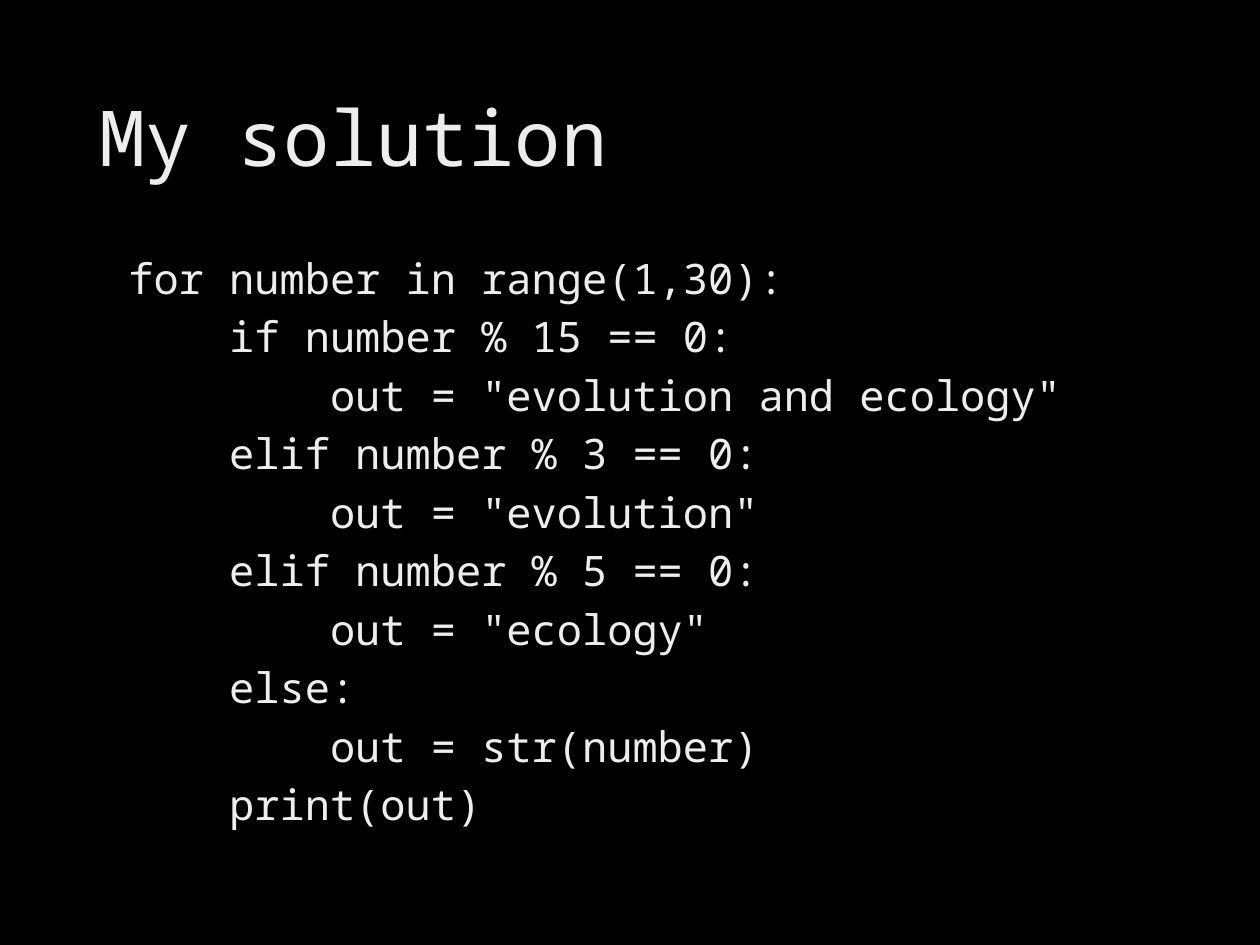
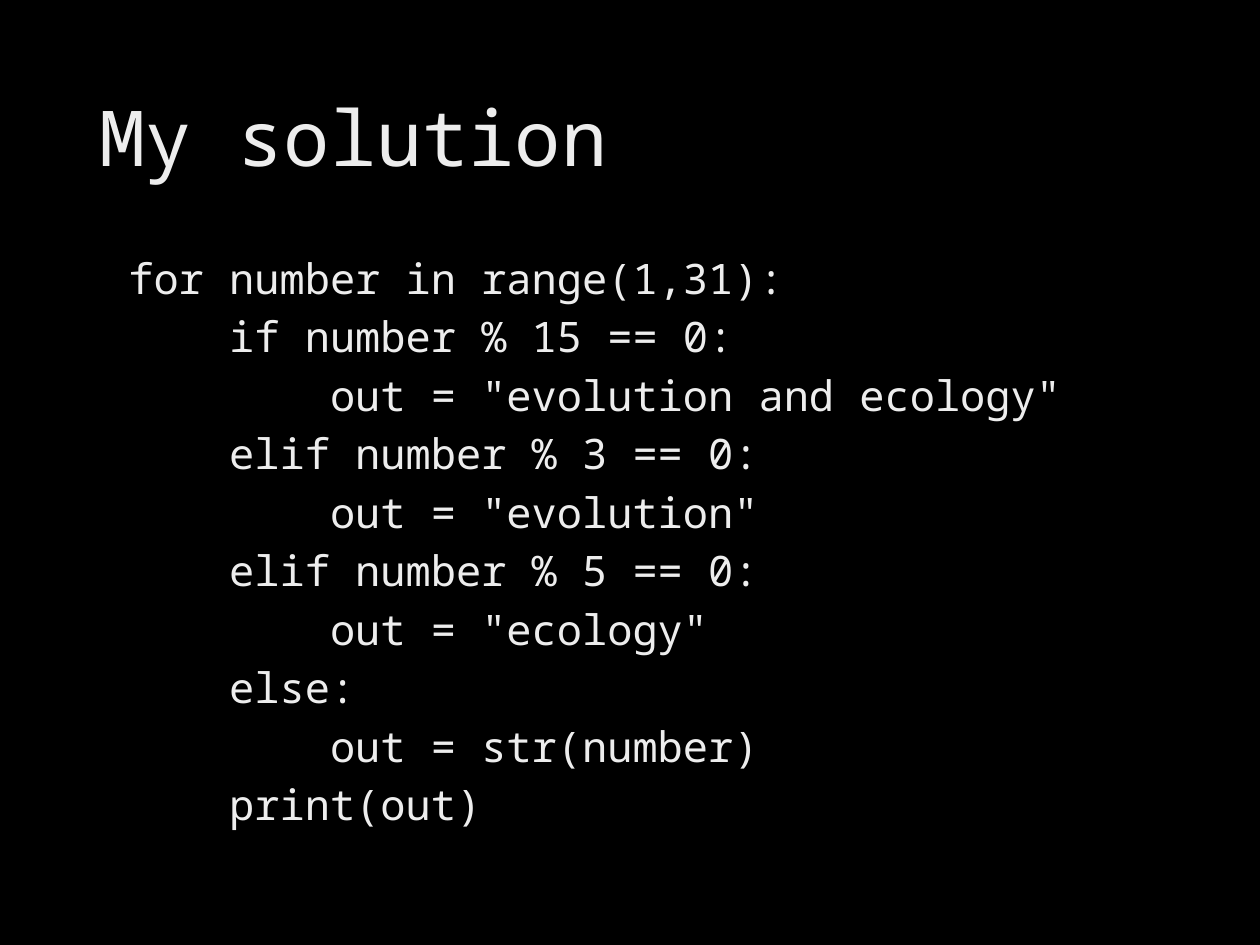
Before and after one commit to brevans/MPS_Workshop, a slide deck: slide 20 of presentations/intro python.pptx. Drawn at 1260x945 pixels with LibreOffice and Linux fonts; fonts in the diff are those of the drawing; background and template pictures are left out. Boxes give left, top, right and bottom in pixels: in the first picture for what was removed or moved away, otherwise in the second. Text is boxed around its words. In the diff, an @@ line names an element or a change of style, - is before the commit and + after.

```diff
--- a/presentations/intro python.pptx
+++ b/presentations/intro python.pptx
@@ text at [128, 262, 784, 305]: text changed @@
-for number in range(1,30):
+for number in range(1,31):
```
Also in this commit, not shown: 2 other slides changed, 1 slide added, 1 slide removed, 2 other files.
